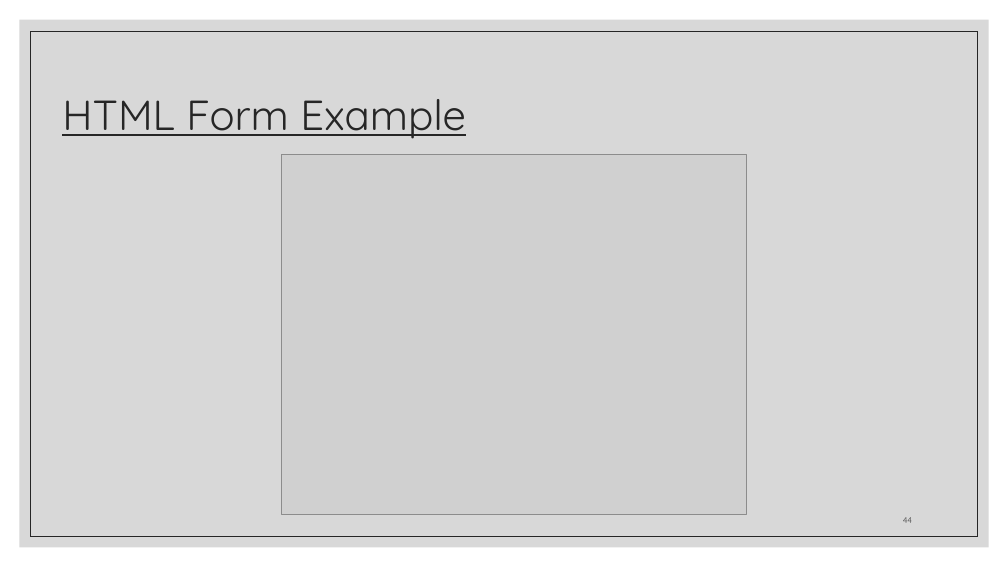
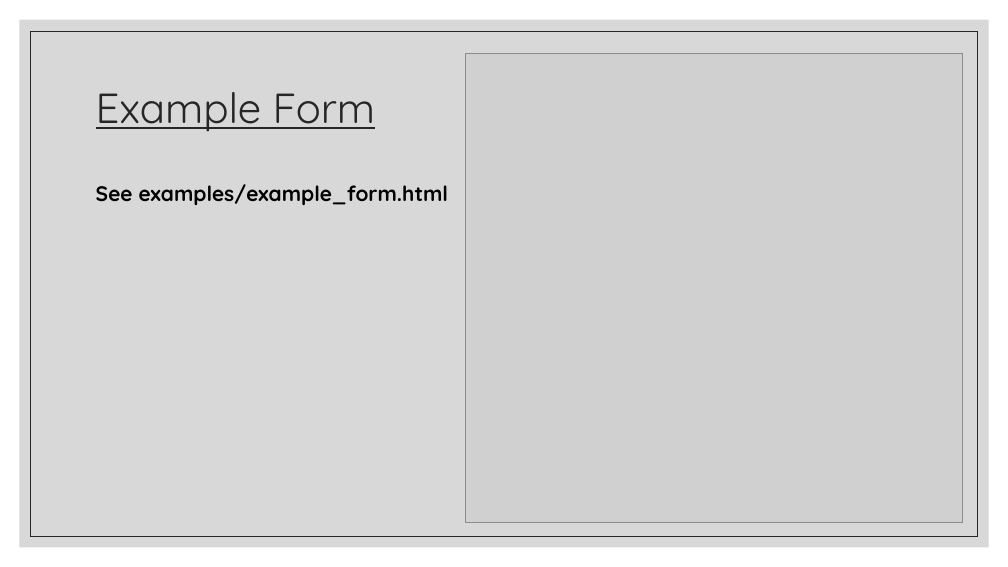
Before and after one commit to zackstotts/base-node-curriculum, a slide deck: slide 45 of unit_00/html_review/02 HTML Forms.pptx (slide 44 before the commit). Drawn at 1008x567 pixels with LibreOffice and Linux fonts; fonts in the diff are those of the drawing; grey boxes stand for pictures. Boxes give left, top, right and bottom in pixels: in the first picture for what was removed or moved away, otherwise in the second. Text is boxed around its words. In the diff, an @@ line names an element or a change of style, - is before the commit and + after.

Commit message:
Updating forms slides and examples

```diff
--- a/unit_00/html_review/02 HTML Forms.pptx
+++ b/unit_00/html_review/02 HTML Forms.pptx
@@ picture added at (466,53,962,523) @@
@@ title at (96,92,376,132): text changed @@
-HTML Form Example
+Example Form
@@ picture removed at (281,154,746,514) @@
@@ text added at (96,184,449,205), 20 pt, text #000000, bold @@
+See examples/example_form.html
@@ page number at (903,522,912,523): text changed @@
-44
+45
```
Also in this commit, not shown: 3 other slides changed, 9 slides added, 8 slides removed, 3 other files.
